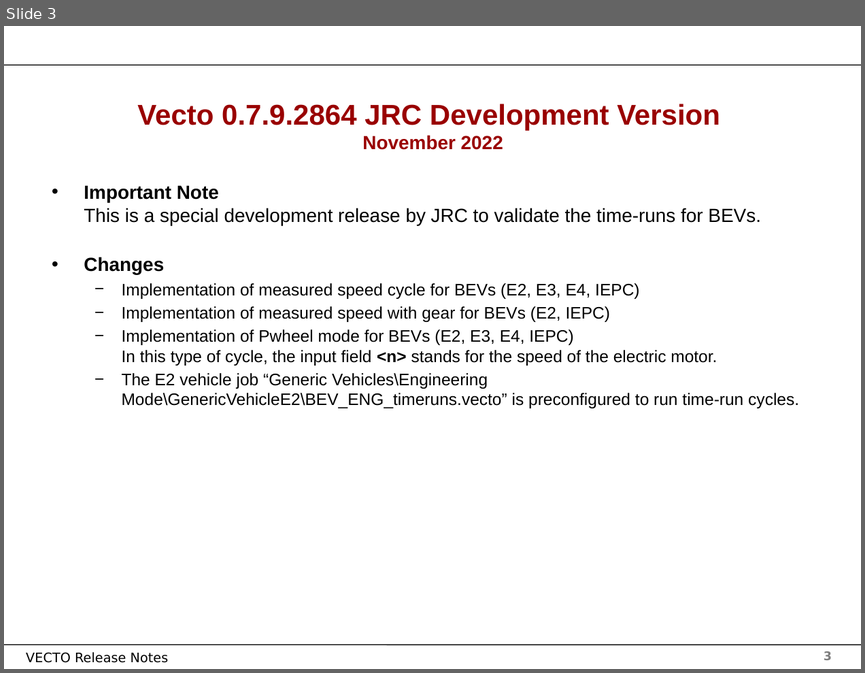
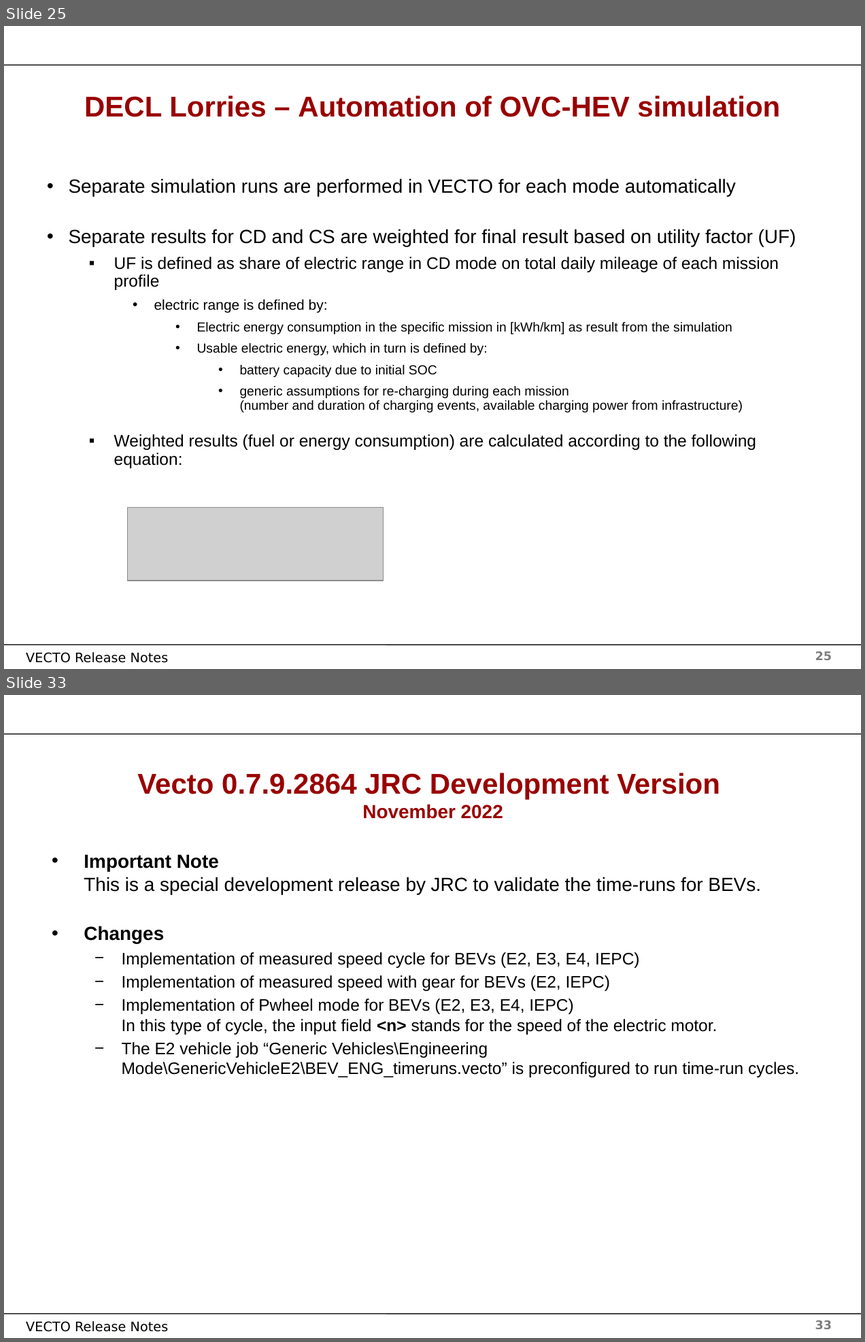
Before and after one commit to tanawadeatharva/BharatVECTO, a slide deck: Documentation/User Manual Source/Release Notes Vecto3.x.pptx. Shown one above the other, each under a label of ours: slide 3 before the commit, slides 25 and 33 after it; the slides between them are not shown. The pictures are 865x673 and 865x1342 pixels, drawn with LibreOffice and Linux fonts; fonts in the diff are those of the drawing; grey boxes stand for pictures; background and template pictures are left out. Boxes give left, top, right and bottom in pixels: in the first picture for what was removed or moved away, otherwise in the second. Text is boxed around its words. In the diff, an @@ line names an element or a change of style, - is before the commit and + after.

```diff
--- a/Documentation/User Manual Source/Release Notes Vecto3.x.pptx
+++ b/Documentation/User Manual Source/Release Notes Vecto3.x.pptx
@@ slide 25 added at [4,26,861,669], background #FFFFFF; not listed: 4 template elements that a slide beside it also shows @@
@@ title added at [84,95,780,117], 24 pt, text #990000, bold @@
+DECL Lorries – Automation of OVC-HEV simulation
@@ text added at [68,178,796,468], 11 pt, text #000000 @@
+• Separate simulation runs are performed in VECTO for each mode automatically
+• Separate results for CD and CS are weighted for final result based on utility factor (UF)
+  ▪ UF is defined as share of electric range in CD mode on total daily mileage of each mission profile
+    • electric range is defined by:
+      • Electric energy consumption in the specific mission in [kWh/km] as result from the simulation
+      • Usable electric energy, which in turn is defined by:
+        • battery capacity due to initial SOC
+        • generic assumptions for re-charging during each mission
+          (number and duration of charging events, available charging power from infrastructure)
+  ▪ Weighted results (fuel or energy consumption) are calculated according to the following equation:
@@ picture added at [127,507,383,580] @@
@@ what was slide 3 is now slide 33 @@
@@ page number at [815,1320,832,1329]: text changed @@
-3
+33
```
Also in this commit, not shown: 29 other slides added.
